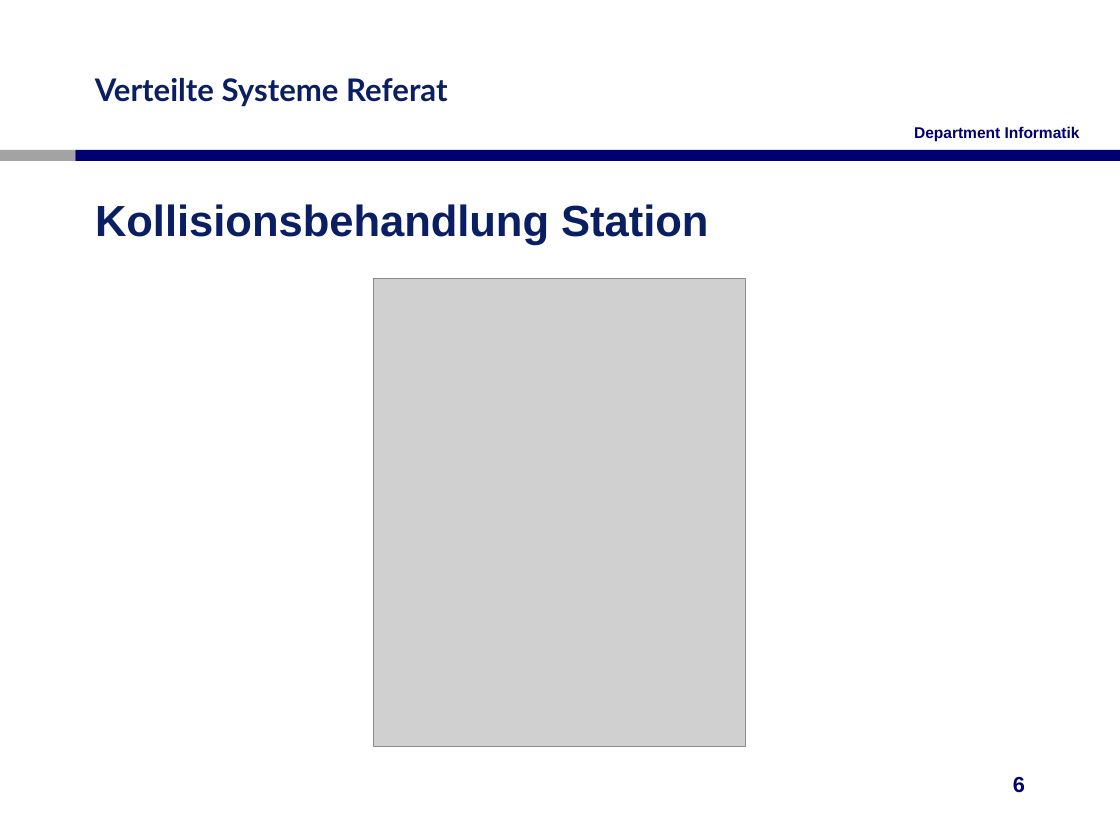
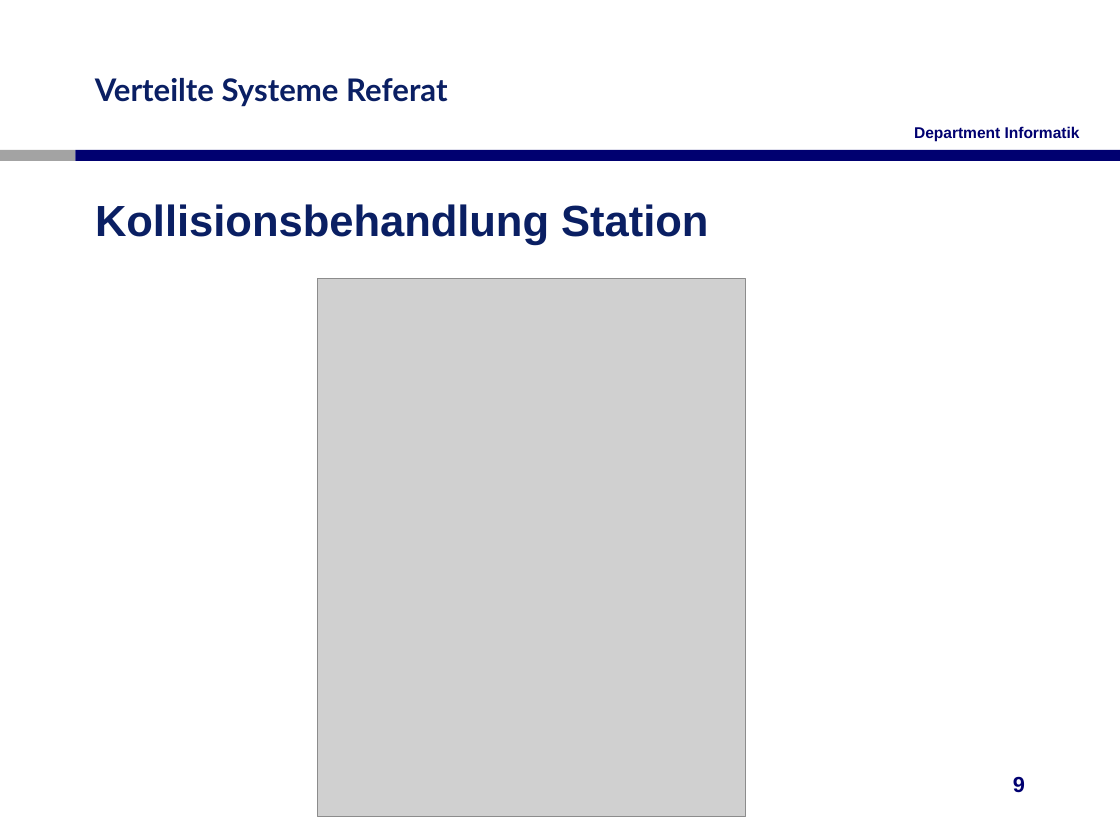
Before and after one commit to meandor/vs2017, a slide deck: slide 9 of exercise3/doc/präsentation.ppt (slide 6 before the commit). Drawn at 1120x840 pixels with LibreOffice and Linux fonts; fonts in the diff are those of the drawing; grey boxes stand for pictures; background and template pictures are left out. Boxes give left, top, right and bottom in pixels: in the first picture for what was removed or moved away, otherwise in the second. Text is boxed around its words. In the diff, an @@ line names an element or a change of style, - is before the commit and + after.

```diff
--- a/exercise3/doc/präsentation.ppt
+++ b/exercise3/doc/präsentation.ppt
@@ picture: place and size @@
-picture at [374,279,746,746]
+picture at [318,279,746,816]
@@ page number at [1013,777,1025,792]: text changed @@
-6
+9
```
Also in this commit, not shown: 2 other slides changed, 3 other files.
